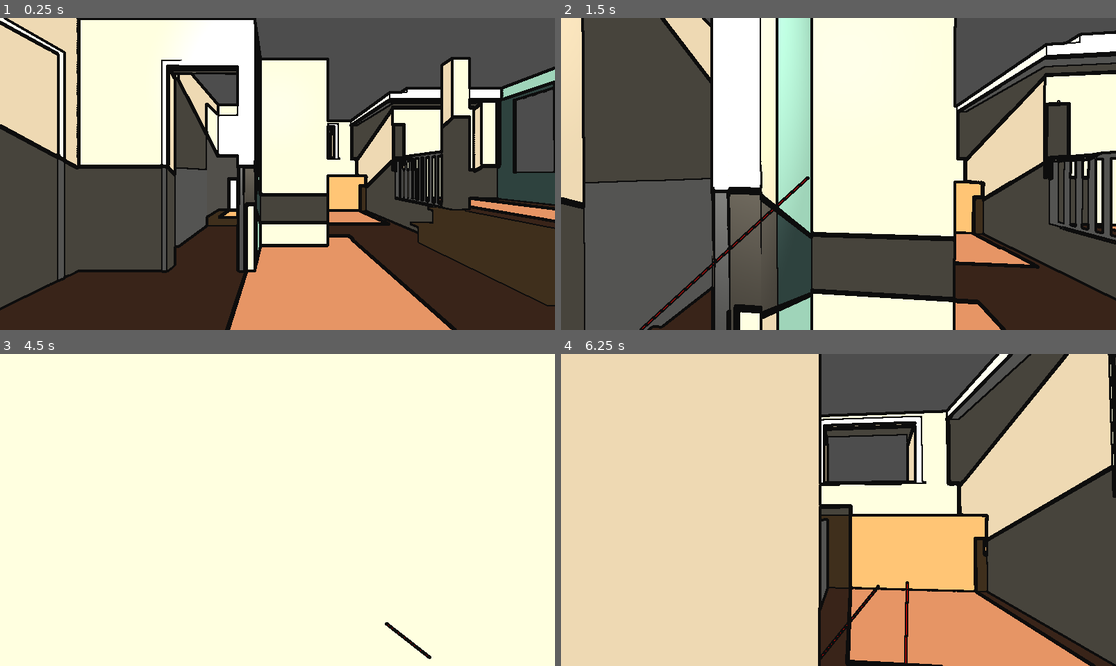
Above: before the commit, frames 1-4 (two rows, left to right).
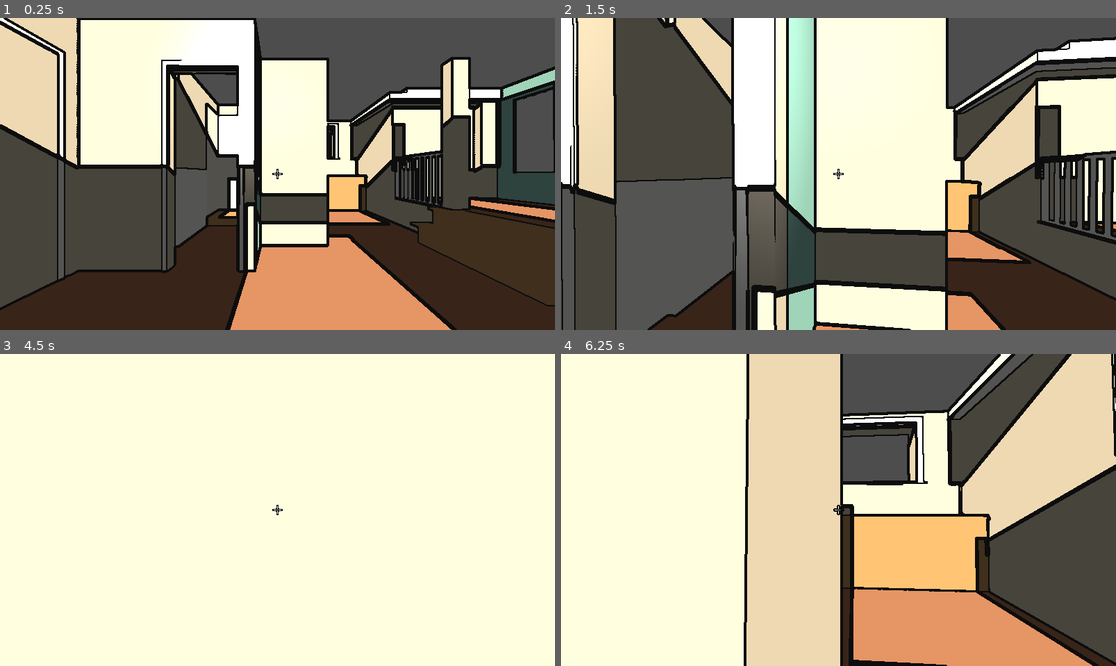
Above: after the commit, the same moments.

Repository: ofurtumi/Games
Game: Godot game, scene res://scenes/Ibud.tscn
Same seed, same stepped clock (60 frames per second), same inputs: the game is played once before the commit and once after it.
Inputs (mouse positions are in pixels of both pictures, inside the frame that each line leads up to):
- Up to frame 1 (0.25 s): no input
- Up to frame 2 (1.5 s): tap Enter at 0.5 s; move the mouse to (866, 174) at 0.52 s; hold W (move_forward) from 0.53 s (still down); tap Space (jump) at 0.6, 0.77, 1.07 s; click (866, 174) at 0.67 s; move the mouse to (810, 174) at 1.27 s; tap F at 1.35 s; click (810, 174) at 1.42 s
- Up to frame 3 (4.5 s): keep holding W (move_forward); tap Space (jump) at 1.52, 1.55, 1.82, 2.1, 2.75, 3.02, 3.05, 3.32, 3.6, 3.77, 4.07 s; move the mouse to (288, 503) at 2.02 s; click (288, 503) at 2.17 s; move the mouse to (271, 516) at 2.77 s; tap F at 2.85, 4.35 s; click (271, 516) at 2.92 s; move the mouse to (316, 513) at 3.52 s; click (316, 513) at 3.67 s; move the mouse to (233, 506) at 4.27 s; click (233, 506) at 4.42 s
- Up to frame 4 (6.25 s): tap Space (jump) at 4.52, 4.55, 4.82, 5.1, 5.75, 6.02, 6.05 s; tap Enter at 5 s; move the mouse to (844, 510) at 5.02 s; click (844, 510) at 5.17 s; move the mouse to (816, 503) at 5.77 s; release W (move_forward) at 5.78 s; hold D (move_right) from 5.78 s (still down); tap F at 5.85 s; click (816, 503) at 5.92 s

The runs differ from the first frame. In frame 1, less than 0.1% of the frame differs, in the area x 49-51%, y 48-52%; in frame 2, 26%; in frame 3, 0.1%; in frame 4, 41%, in the area x 0-100%, y 0-100%.

Commit message:
grappling

Diff:
--- a/Ibud/scenes/Ibud.tscn
+++ b/Ibud/scenes/Ibud.tscn
@@ -108,7 +108,6 @@
 [node name="Player" parent="." instance=ExtResource("2_1an4s")]
 transform = Transform3D(0.05, 0, 0, 0, 0.05, 0, 0, 0, 0.05, 0, 3.96741, -3.39238)
 script = ExtResource("5_nx8ue")
-jump_velocity = 50.0
 
 [node name="OmniLight3D" type="OmniLight3D" parent="."]
 transform = Transform3D(1, 0, 0, 0, 1, 0, 0, 0, 1, 0, 6.23374, -8.18027)
--- a/Ibud/scripts/Player.gd
+++ b/Ibud/scripts/Player.gd
@@ -2,24 +2,60 @@
 
 @export var walk_speed = 5.0
 @export var mouse_sensitivity = 0.1
-@export var jump_velocity = 2.0
+@export var jump_velocity = 9.0
 @export var fall_velocity = 1.5
 @export var gravity = 9.0
 @export var game_speed = 15.0
+@export var grapple_force = 500.0
+@export var grapple_max_distance = 50.0
+@export var grapple_move_fraction = 0.2
 
 var camera_pivot: Marker3D
+var camera: Camera3D
 
 var rotation_y = 0.0
 var rotation_x = 0.0
 var double_jump_available = false
 
+var grapple_point: Vector3 = Vector3.ZERO
+var is_grappling: bool = false
+
 func _ready():
 	camera_pivot = $CameraPivot
-	# Set the initial rotation of the camera
+	camera = $CameraPivot/Camera3D
 	camera_pivot.rotation_degrees.x = clamp(rotation_x, -79.0, 79.0)
+	_create_crosshair()
+
+func _create_crosshair():
+	var canvas = CanvasLayer.new()
+	add_child(canvas)
+
+	var h = ColorRect.new()
+	h.color = Color.WHITE
+	h.anchor_left = 0.5
+	h.anchor_right = 0.5
+	h.anchor_top = 0.5
+	h.anchor_bottom = 0.5
+	h.offset_left = -10
+	h.offset_right = 10
+	h.offset_top = -1
+	h.offset_bottom = 1
+	canvas.add_child(h)
+
+	var v = ColorRect.new()
+	v.color = Color.WHITE
+	v.anchor_left = 0.5
+	v.anchor_right = 0.5
+	v.anchor_top = 0.5
+	v.anchor_bottom = 0.5
+	v.offset_left = -1
+	v.offset_right = 1
+	v.offset_top = -10
+	v.offset_bottom = 10
+	canvas.add_child(v)
 
 # Called every frame. 'delta' is the elapsed time since the previous frame.
-func _process(delta):
+func _physics_process(delta):
 	var x = 0
 	var z = 0
 
@@ -31,7 +67,8 @@
 
 	var dir = Vector2(x, z)
 	if dir.length() > 0:
-		dir = dir.normalized() * walk_speed
+		var speed = walk_speed * (grapple_move_fraction if is_grappling else 1.0)
+		dir = dir.normalized() * speed
 		var angle_rad = deg_to_rad(rotation_y)
 		velocity.x = dir.y * sin(angle_rad) + dir.x * cos(angle_rad)
 		velocity.z = dir.y * cos(angle_rad) - dir.x * sin(angle_rad)
@@ -41,21 +78,28 @@
 		double_jump_available = true
 		velocity.y = 0
 		if Input.is_action_just_pressed("jump"):
-			print("Jumped")
-			velocity.y = min(9, roundf(jump_velocity * delta * game_speed))
+			velocity.y = jump_velocity # min(9, roundf(jump_velocity * delta * game_speed))
 	else:
-		print("falling velocity: ", velocity.y)
 		if velocity.y > -gravity:
 			velocity.y -= fall_velocity * delta * game_speed
 		if double_jump_available and Input.is_action_just_pressed("jump"):
-			velocity.y = min(9, roundf(jump_velocity * delta * game_speed))
+			velocity.y = jump_velocity
 
 			double_jump_available = false
 
 
+	if is_grappling:
+		var to_point = grapple_point - global_position
+		var distance = to_point.length()
+		if distance < 1.5:
+			is_grappling = false
+		else:
+			var force = grapple_force * (distance / grapple_max_distance)
+			velocity += (to_point / distance) * force * delta
+
 	move_and_slide()
-	velocity.x = lerp(velocity.x, 0.0, 0.2)
-	velocity.z = lerp(velocity.z, 0.0, 0.2)
+	velocity.x = lerp(velocity.x, 0.0, 1.0 - pow(0.8, delta * 60)) # maybe break 60 out into a variable for tuning
+	velocity.z = lerp(velocity.z, 0.0, 1.0 - pow(0.8, delta * 60)) # maybe break 60 out into a variable for tuning
 
 func _input(event):
 	if event is InputEventMouseMotion:
@@ -64,49 +108,22 @@
 		rotation_degrees.y = rotation_y
 		camera_pivot.rotation_degrees.x = clamp(rotation_x, -79.0, 79.0)
 
-	if event is InputEventMouseButton and event.pressed and event.button_index == 1:
-		shoot_ray(event)
+	if event is InputEventMouseButton and event.button_index == MOUSE_BUTTON_LEFT:
+		if event.pressed:
+			try_start_grapple()
+		else:
+			is_grappling = false
 
-func shoot_ray(event):
+func try_start_grapple():
+	var viewport = get_viewport()
+	var screen_center = viewport.get_visible_rect().size / 2.0
 	var space_state = get_world_3d().direct_space_state
-	var camera3d = $CameraPivot/Camera3D
-	var from = camera3d.project_ray_origin(event.position)
-	var to = from + camera3d.project_ray_normal(event.position) * 1000.0
+	var from = camera.project_ray_origin(screen_center)
+	var to = from + camera.project_ray_normal(screen_center) * grapple_max_distance
 	var query = PhysicsRayQueryParameters3D.create(from, to)
-	query.collide_with_areas = true
+	query.exclude = [ self ]
 
 	var result = space_state.intersect_ray(query)
-
-	var collider = result.get("collider")
-	if collider && collider.is_in_group('Target'):
-		collider.queue_free()
-
-	line(from, to, Color.RED, 10)
-
-func line(pos1: Vector3, pos2: Vector3, color = Color.WHITE_SMOKE, persist_ms = 0):
-	var mesh_instance := MeshInstance3D.new()
-	var immediate_mesh := ImmediateMesh.new()
-	var material := ORMMaterial3D.new()
-
-	mesh_instance.mesh = immediate_mesh
-	mesh_instance.cast_shadow = GeometryInstance3D.SHADOW_CASTING_SETTING_OFF
-
-	immediate_mesh.surface_begin(Mesh.PRIMITIVE_LINES, material)
-	immediate_mesh.surface_add_vertex(pos1)
-	immediate_mesh.surface_add_vertex(pos2)
-	immediate_mesh.surface_end()
-
-	material.shading_mode = BaseMaterial3D.SHADING_MODE_UNSHADED
-	material.albedo_color = color
-	return await final_cleanup(mesh_instance, persist_ms)
-
-func final_cleanup(mesh_instance: MeshInstance3D, persist_ms: float):
-	get_tree().get_root().add_child(mesh_instance)
-	if persist_ms == 1:
-		await get_tree().physics_frame
-		mesh_instance.queue_free()
-	elif persist_ms > 0:
-		await get_tree().create_timer(persist_ms).timeout
-		mesh_instance.queue_free()
-	else:
-		return mesh_instance
+	if result:
+		grapple_point = result.position
+		is_grappling = true
